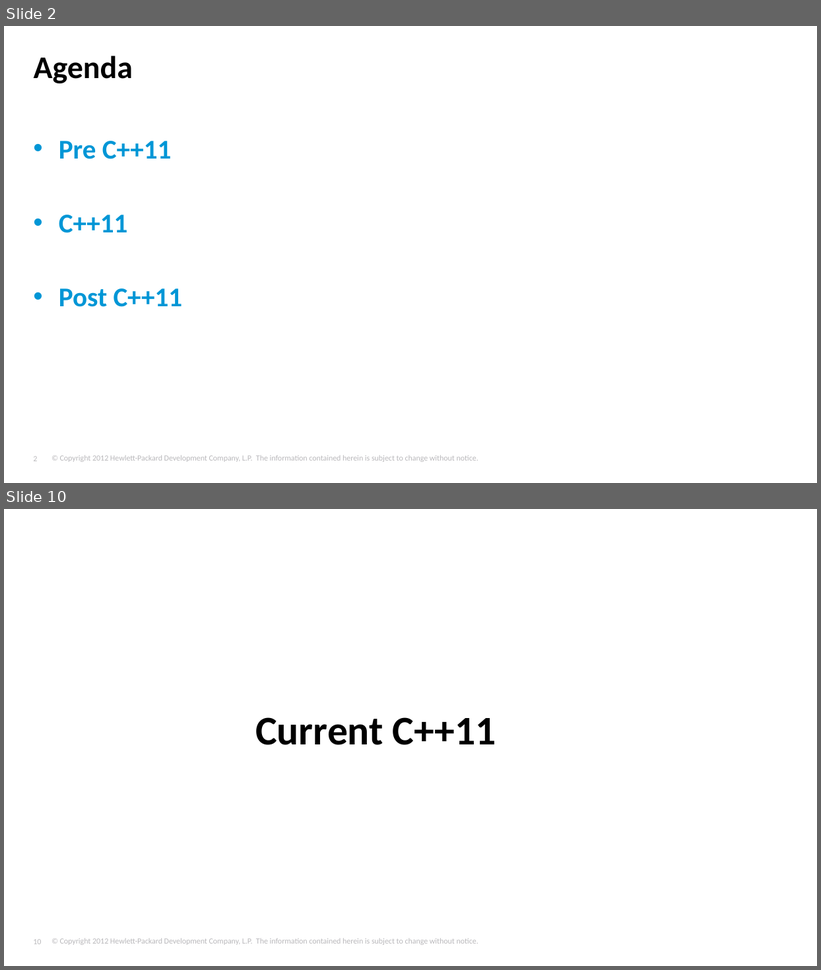
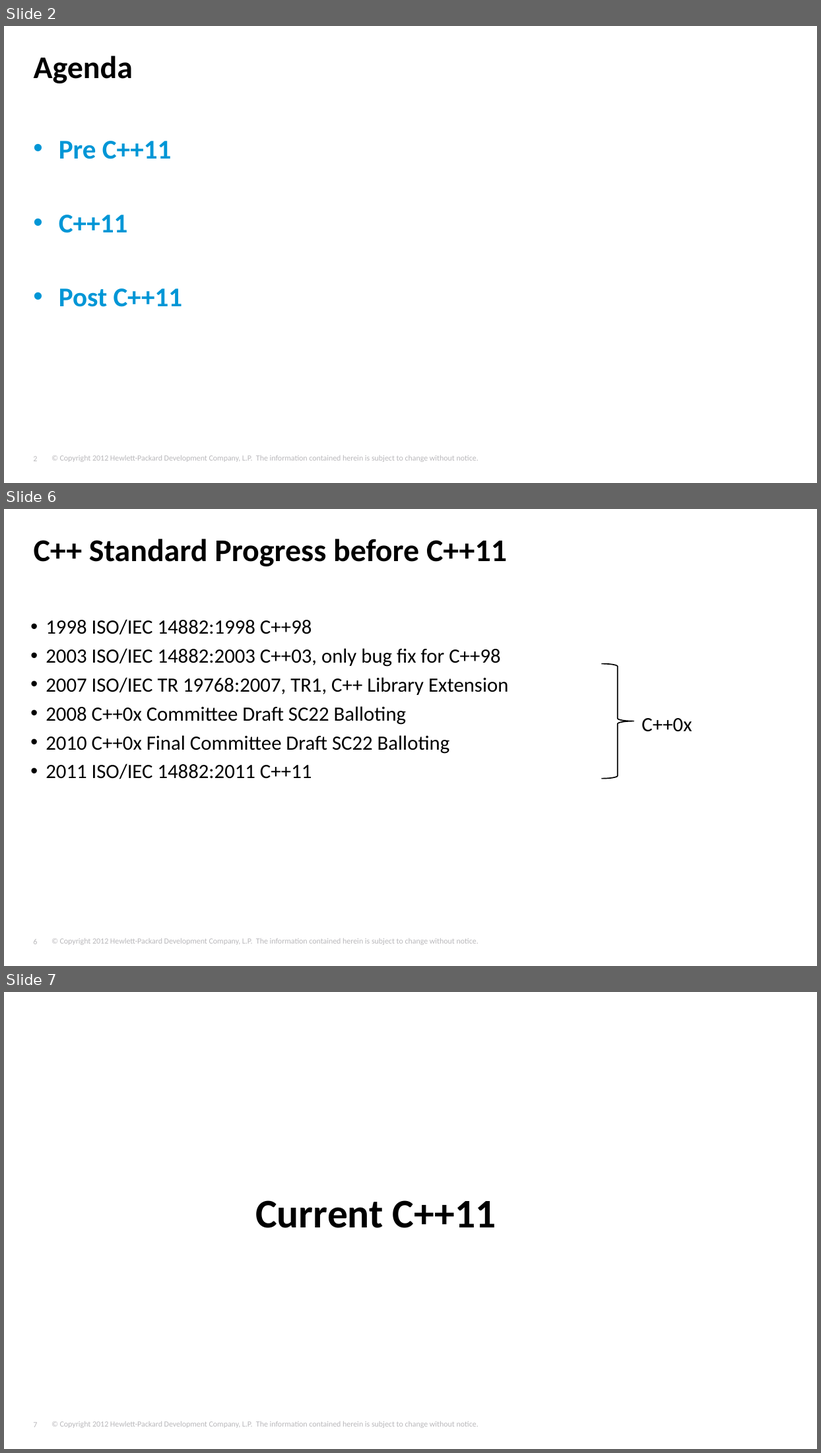
Before and after one commit to tjliupeng/CPP11, a slide deck: C++11.pptx. Shown one above the other, each under a label of ours: slides 2 and 10 before the commit, slides 2, 6 and 7 after it; the slides between them are not shown. The pictures are 821x970 and 821x1453 pixels, drawn with LibreOffice and Linux fonts; fonts in the diff are those of the drawing; background and template pictures are left out. Boxes give left, top, right and bottom in pixels: in the first picture for what was removed or moved away, otherwise in the second. Text is boxed around its words. In the diff, an @@ line names an element or a change of style, - is before the commit and + after.

```diff
--- a/C++11.pptx
+++ b/C++11.pptx
@@ slide 6 added at [4,509,817,966], background #FFFFFF; not listed: 2 template elements that a slide beside it also shows @@
@@ title added at [34,539,507,566], 28 pt, text #000000, bold @@
+C++ Standard Progress before C++11
@@ text added at [46,619,508,780], 18 pt, text #000000 @@
+    • 1998 ISO/IEC 14882:1998 C++98
+    • 2003 ISO/IEC 14882:2003 C++03, only bug fix for C++98
+    • 2007 ISO/IEC TR 19768:2007, TR1, C++ Library Extension
+    • 2008 C++0x Committee Draft SC22 Balloting
+    • 2010 C++0x Final Committee Draft SC22 Balloting
+    • 2011 ISO/IEC 14882:2011 C++11
@@ right brace added at [602,663,634,778], outline #000000 1 pt @@
@@ text added at [642,718,692,732], 18 pt, text #000000 @@
+C++0x
@@ what was slide 10 is now slide 7 @@
@@ page number at [33,1422,37,1428]: text changed @@
-10
+7
```
Also in this commit, not shown: 2 slides changed, 3 other slides added, 1 slide removed.
